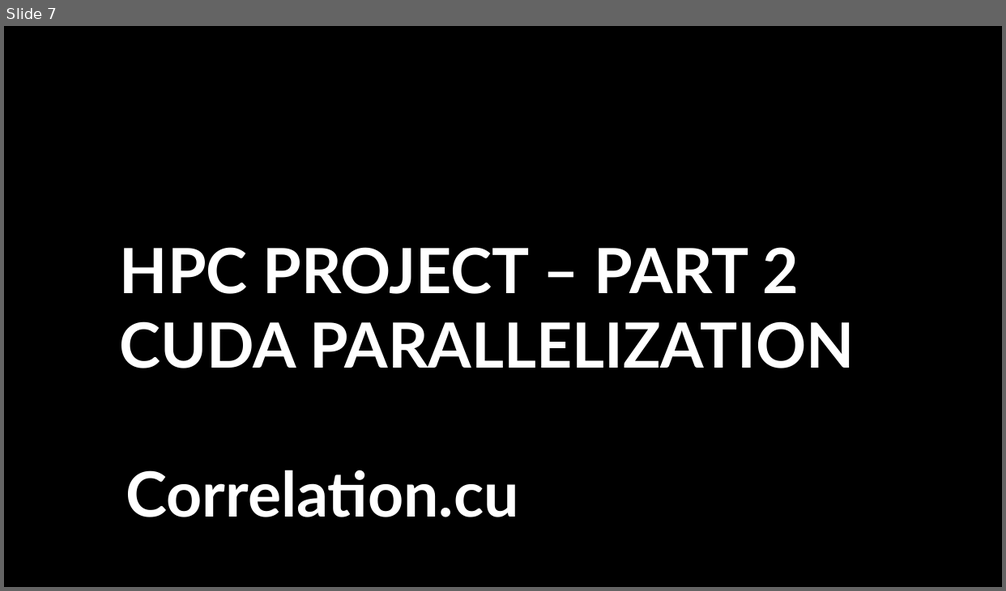
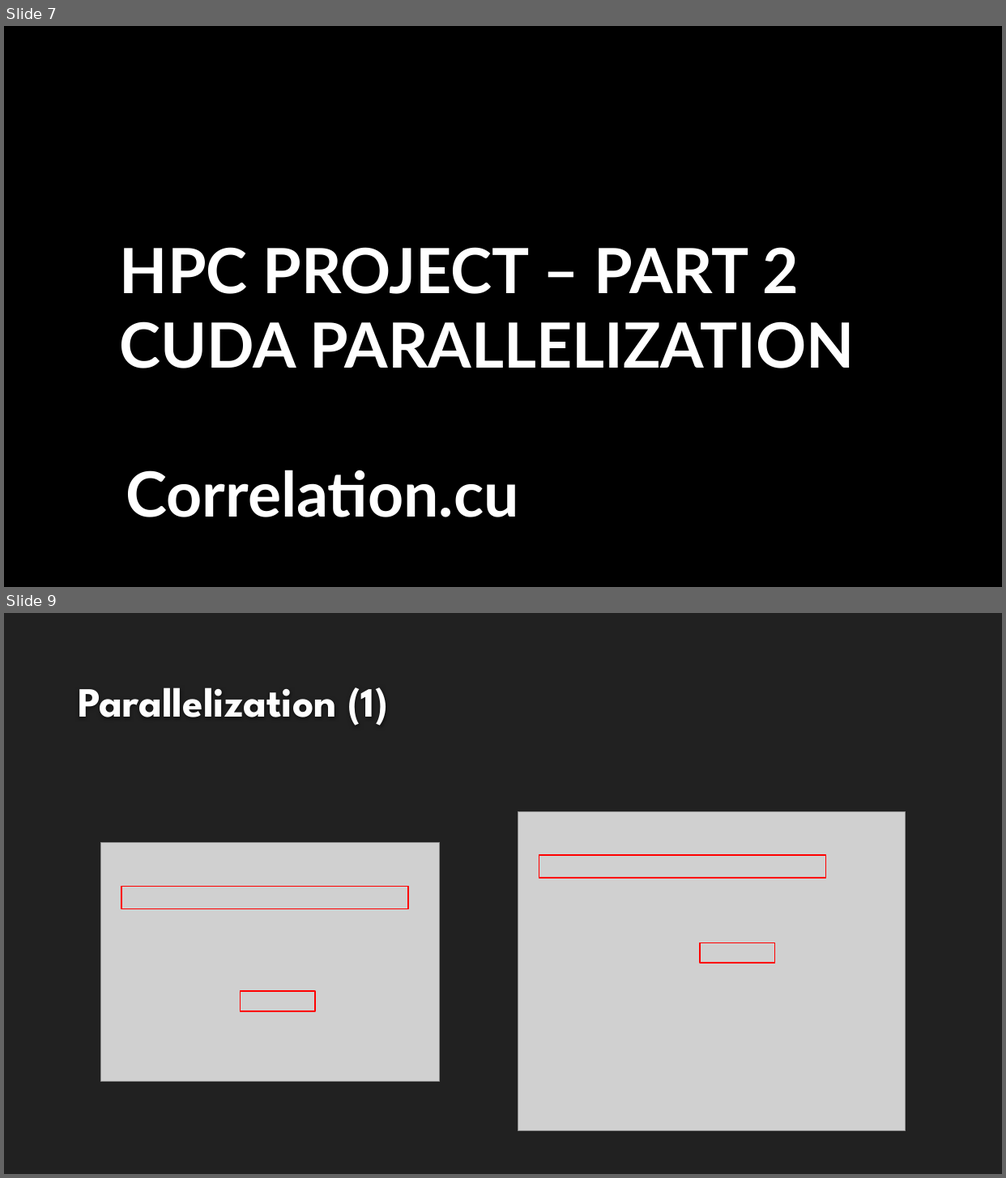
Before and after one commit to magicoderx/hpc-project, a slide deck: Progetto_HPC.pptx. Shown one above the other, each under a label of ours: slide 7 before the commit, slides 7 and 9 after it; the slides between them are not shown. The pictures are 1006x591 and 1006x1178 pixels, drawn with LibreOffice and Linux fonts; fonts in the diff are those of the drawing; grey boxes stand for pictures; background and template pictures are left out. Boxes give left, top, right and bottom in pixels: in the first picture for what was removed or moved away, otherwise in the second. Text is boxed around its words. In the diff, an @@ line names an element or a change of style, - is before the commit and + after.

```diff
--- a/Progetto_HPC.pptx
+++ b/Progetto_HPC.pptx
@@ slide 9 added at box(4, 613, 1002, 1174), background #212121 @@
@@ title added at box(78, 688, 388, 726), 40 pt, text #FEFEFE, bold @@
+Parallelization (1)
@@ picture added at box(518, 812, 906, 1131) @@
@@ picture added at box(100, 843, 439, 1082) @@
@@ rectangle added at box(539, 855, 826, 878), outline #FF0000 1.25 pt @@
@@ rectangle added at box(121, 886, 408, 909), outline #FF0000 1.25 pt @@
@@ rectangle added at box(700, 943, 774, 964), outline #FF0000 1.25 pt @@
@@ rectangle added at box(241, 992, 315, 1012), outline #FF0000 1.25 pt @@
```
Also in this commit, not shown: 6 other slides added, 2 other files.
